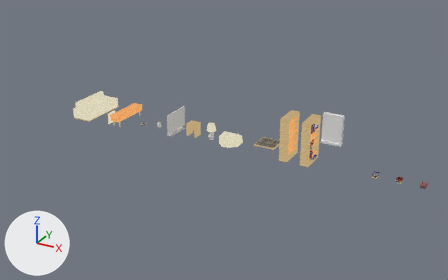
An edit to the Blender file data_source/models/interior.blend, drawn before and after from the same camera.
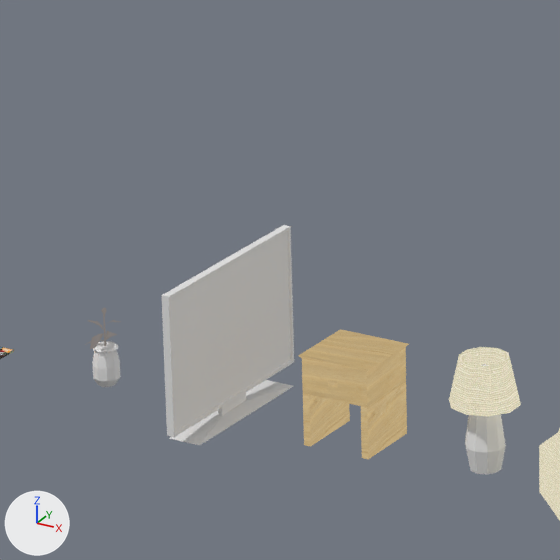
The first picture shows the older version from a 50 mm lens placed at (25.71, -23.67, 11.95), pointed at (12.52, 0.31, -0.04). The close-ups show the older and then the newer version on the part from 32% to 49% of the width and 27% to 54% of the height of that picture. Only the edits that show in the close-ups are written down. Arrows for +X, +Y and +Z are at lower left; the lights stay in place.

Names of what the first close-up shows: 'nightstand', 'poof', 'table_lamp', 'tv', 'vase' and 1 more.
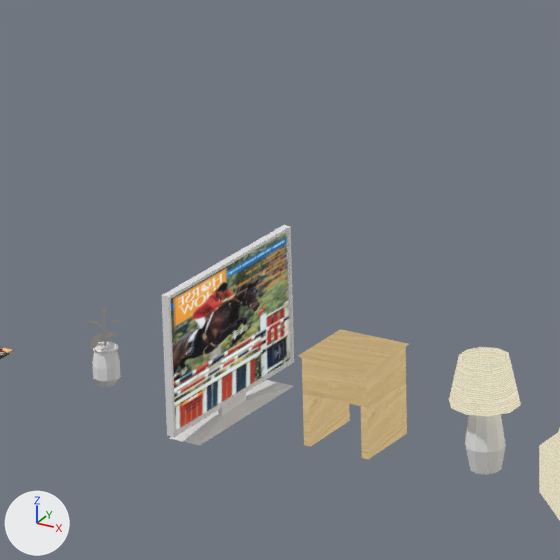
Boxes (x1, y1, x2, y2) around the edits, measured in the close-ups (560 x 560 px):
'tv', recoloured, surface changed: (168, 230, 293, 432) in both
part 1 of me_cube_001, recoloured: (171, 232, 290, 431) in both
part 2 of me_cube_001, surface changed: (171, 232, 290, 431) in both

Diff of the bpy script that builds the scene:
```diff
--- a/data_source/models/interior.blend.py
+++ b/data_source/models/interior.blend.py
@@ mat_tv_screen @@
+mat_tv_screen = emission_material('tv_screen')
+mat_tv_screen.texture = img_magazine_1_png
@@ me_cube_001 @@
 me_cube_001.from_pydata(...)  # 32 vertices, 30 faces; spans x -0.1..0.15, y -0.75..0.75, z 0.0..1.1
 # used by ob_tv; location = (10.0, 0.0, 0.0)
+# me_cube_001 part 1: the 1 face centred in x 0.04, y 0.0, z 0.6 switches from mat_no_texture (white #e7e7e7) to mat_tv_screen (picture img_magazine_1_png)
+# me_cube_001 part 2: texture (UV) coordinates of 1 of 30 faces, centred in x 0.04, y 0.0, z 0.6, changed; they spanned u 0.38..0.62, v 0.5..0.75 and now span u 0.0..1.0, v 0.0..1.0
 me_cube_001.materials.append(mat_no_texture)
+me_cube_001.materials.append(mat_tv_screen)  # picture img_magazine_1_png
```
